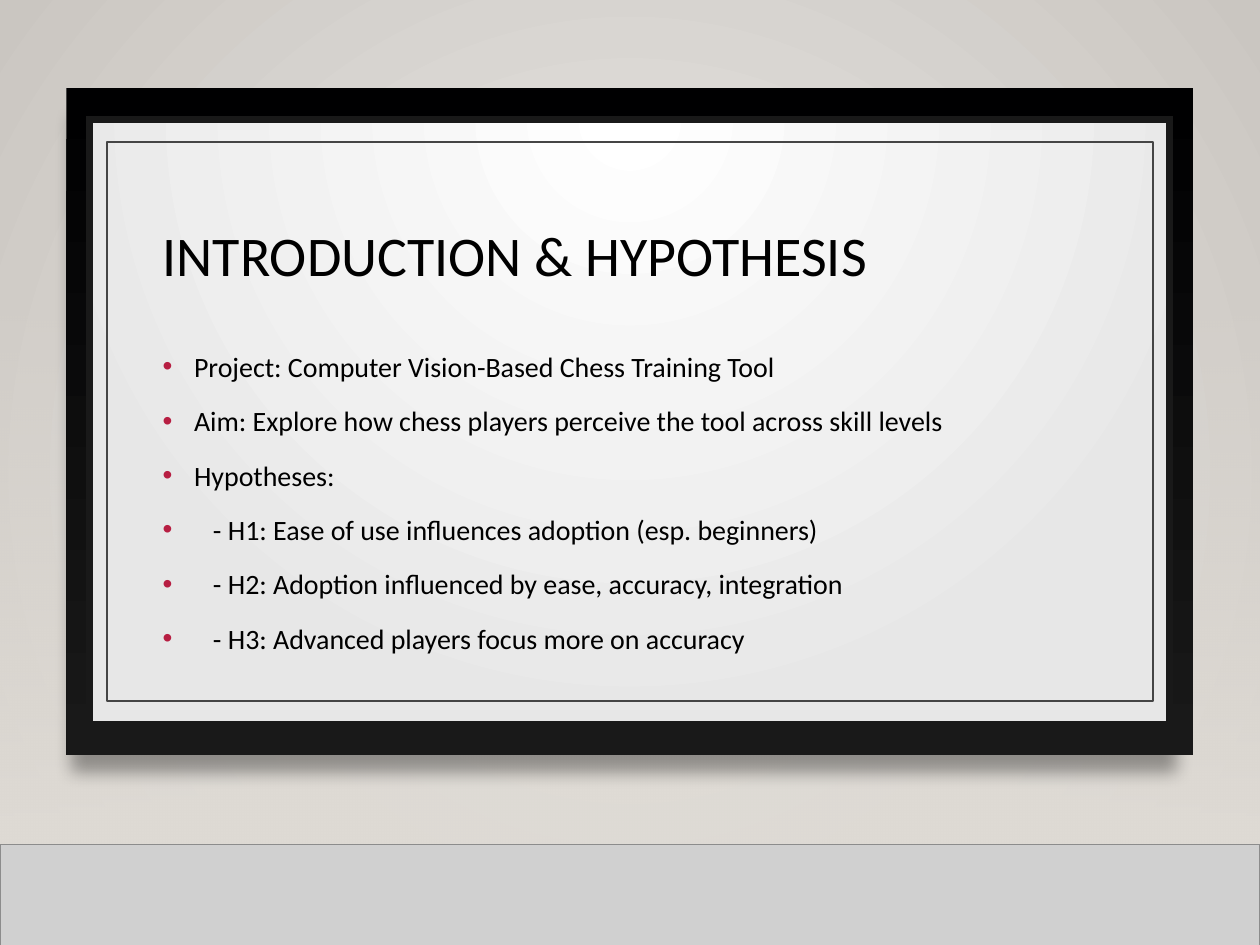
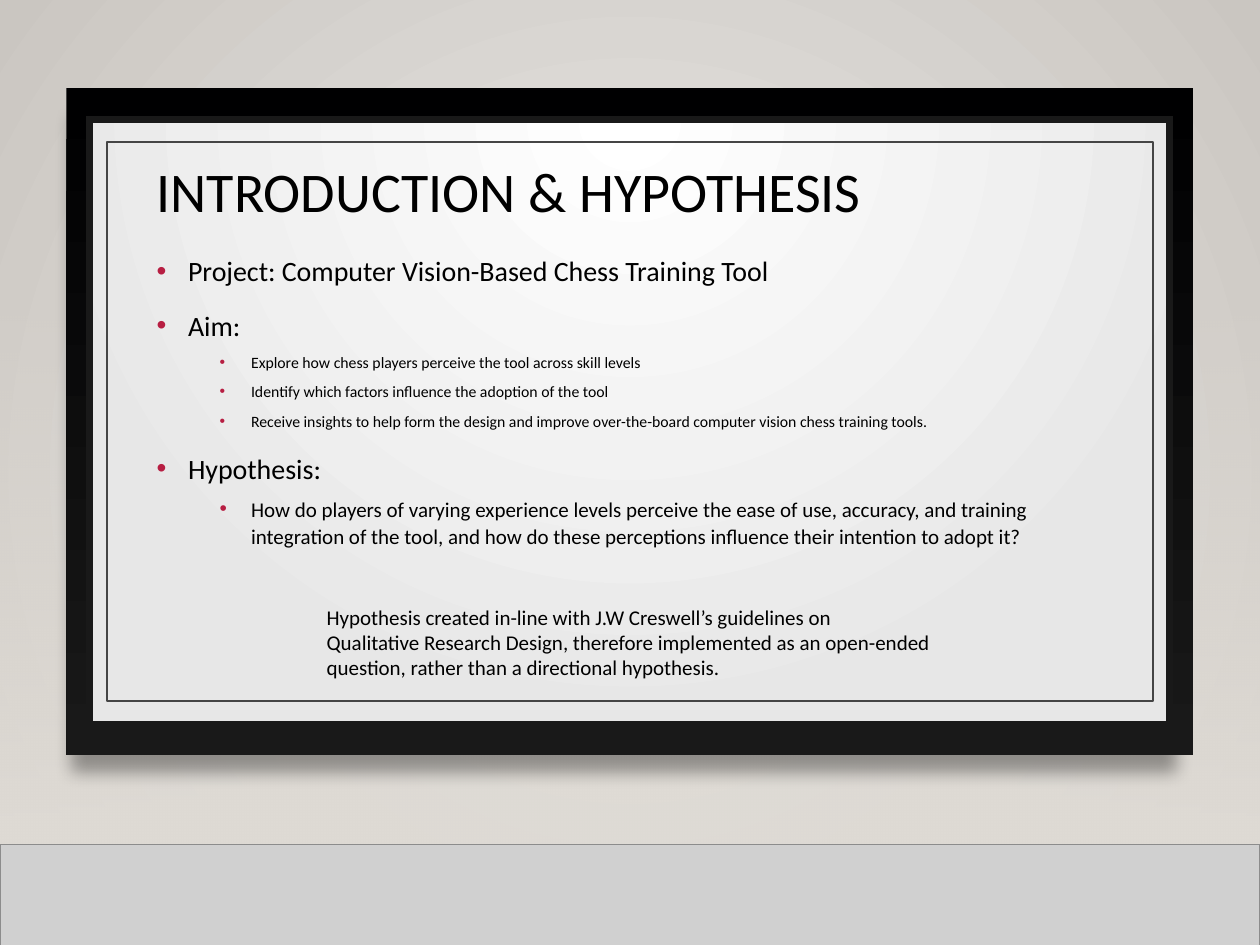
Before and after one commit to LeeLawliet/24_25_RD2, a slide deck: slide 1 of Oral_Review_Presentation_Lee_Xerri.pptx. Drawn at 1260x945 pixels with LibreOffice and Linux fonts; fonts in the diff are those of the drawing; grey boxes stand for pictures; background and template pictures are left out. Boxes give left, top, right and bottom in pixels: in the first picture for what was removed or moved away, otherwise in the second. Text is boxed around its words. In the diff, an @@ line names an element or a change of style, - is before the commit and + after.

```diff
--- a/Oral_Review_Presentation_Lee_Xerri.pptx
+++ b/Oral_Review_Presentation_Lee_Xerri.pptx
@@ title "INTRODUCTION & HYPOTHESIS": place and size @@
-title "INTRODUCTION & HYPOTHESIS" at [163,239,867,277]
+title "INTRODUCTION & HYPOTHESIS" at [157,175,861,213]
@@ text "Project: Computer Vision-Based Chess Training ...": place and size @@
-text "Project: Computer Vision-Based Chess Training ..." at [194,357,943,654]
+text "Project: Computer Vision-Based Chess Training ..." at [188,261,1026,548]
@@ text at [188,317,1026,548]: text changed; size 16 to 9 pt @@
-• Aim: Explore how chess players perceive the tool across skill levels
-• Hypotheses:
-• - H1: Ease of use influences adoption (esp. beginners)
-• - H2: Adoption influenced by ease, accuracy, integration
-• - H3: Advanced players focus more on accuracy
+• Aim:
+  • Explore how chess players perceive the tool across skill levels
+  • Identify which factors influence the adoption of the tool
+  • Receive insights to help form the design and improve over-the-board computer vision chess training tools.
+• Hypothesis:
+  • How do players of varying experience levels perceive the ease of use, accuracy, and training integration of the tool, and how do these perceptions influence their intention to adopt it?
@@ text added at [327,610,929,679], 12 pt, text #000000 @@
+Hypothesis created in-line with J.W Creswell’s guidelines on
+Qualitative Research Design, therefore implemented as an open-ended
+question, rather than a directional hypothesis.
```
Also in this commit, not shown: 2 other slides changed, 3 slides added, 1 slide removed, 34 other files.
